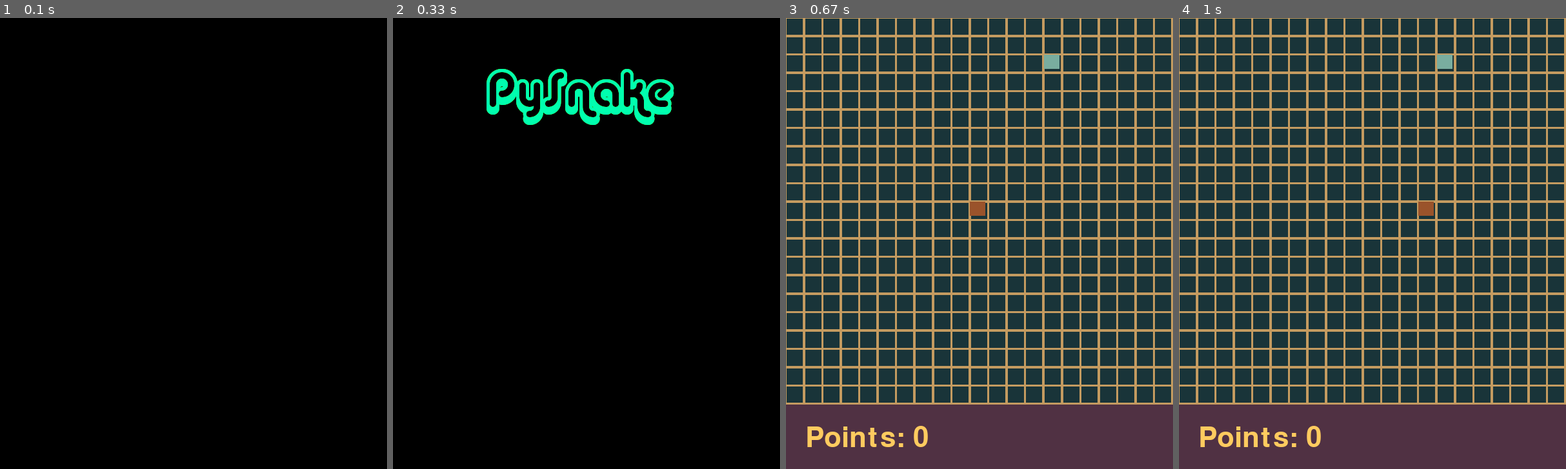
Above: before the commit, frames 1-4 (left to right).
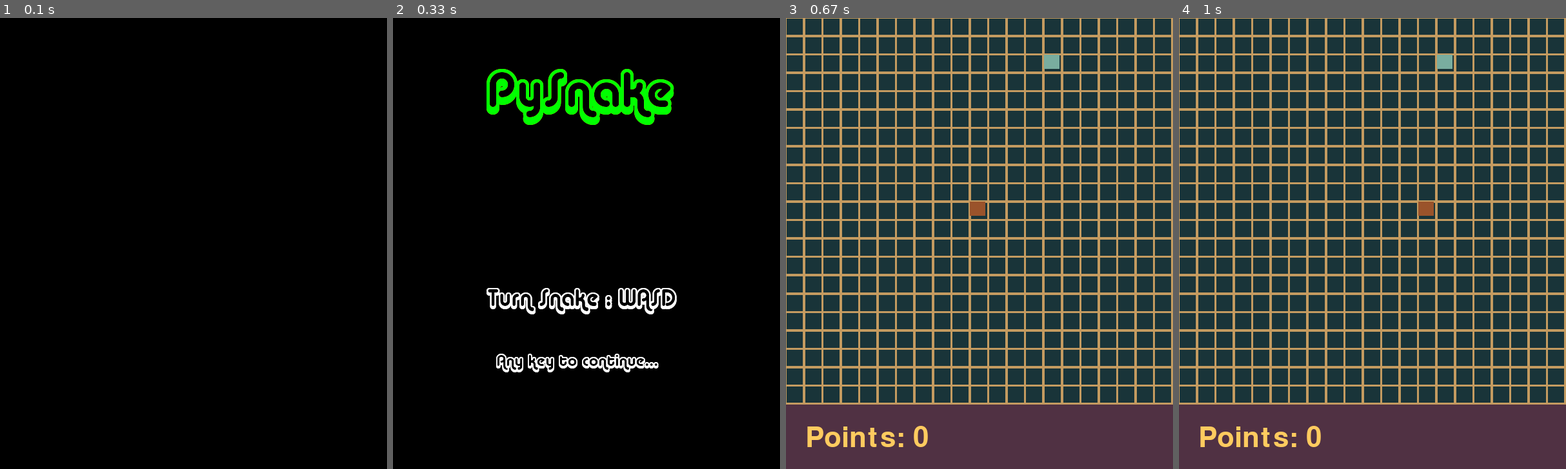
Above: after the commit, the same moments.

Repository: Tello-/Snake-in-Pygame
Game: pygame game, started from Snake_Game.py
Two runs of this game, one before a commit and one after it. Both use one fixed random seed, a clock stepped at 60 frames per second and the inputs below.
Inputs:
- Up to frame 1 (0.1 s): no input
- Up to frame 2 (0.33 s): no input
- Up to frame 3 (0.67 s): tap Enter at 0.33 s
- Up to frame 4 (1 s): hold Right from 0.67 s (still down)

Frame 1 is identical in both runs. In frame 2, 4.3% of the frame differs, in the area x 24-74%, y 11-79%; in frame 3, nothing differs; in frame 4, nothing differs.

Commit message:
Lots of various updates

Diff:
--- a/Engine.py
+++ b/Engine.py
@@ -33,7 +33,7 @@
     def Run(self):
         self._clock.tick()
         while self._isRunning:
-            self._clock.tick(config.GAME_SPEED)
+            self._clock.tick(self._scene_queue[self._currentScene]._desired_frame_speed())
             if not self._isRunning:
                 break
 
--- /dev/null
+++ b/__main__.py
@@ -0,0 +1,4 @@
+import Engine
+
+game = Engine.Snake_Engine()
+game.Run()
--- a/color.py
+++ b/color.py
@@ -1,24 +1,30 @@
 #%%
+from typing import DefaultDict
+
+from pygame import Color
+
+
 class Color_Scheme:
     def __init__(self, color1:list[int,int,int], color2:list[int,int,int], color3:list[int,int,int], color4:list[int,int,int], color5:list[int,int,int]):
-        self.color1 = color1
-        self.color2 = color2
-        self.color3 = color3
-        self.color4 = color4
-        self.color5 = color5
+        self.colors = [color1, color2, color3, color4, color5]
+
+    def __len__(self):
+        return 5
 
     def __getitem__(self, idx:int):
         if idx == 1:
-            return self.color1
+            return self.colors[0]
         elif idx == 2:
-            return self.color2
+            return self.colors[1]
         elif idx == 3:
-            return self.color3
+            return self.colors[2]
         elif idx == 4:
-            return self.color4
+            return self.colors[3]
         elif idx == 5:
-            return self.color5
+            return self.colors[4]
 
+
+# Declare custom schemes below !!
 # Default Color Scheme
 
 DARK_BLUE =  [20, 117, 135]
@@ -26,7 +32,7 @@
 OLD_SNOW = [243, 236, 229]
 FADED_SCHOOLBUS = [254, 203, 95]
 ZORA_SKIN = [99, 204, 200]
-DEFAULT_COLORS = Color_Scheme(DARK_BLUE, ZORA_SKIN, DARK_BLUE, FADED_SCHOOLBUS, SALMON)
+DEFAULT_SCHEME = Color_Scheme(DARK_BLUE, ZORA_SKIN, DARK_BLUE, FADED_SCHOOLBUS, SALMON)
 
 # Theme 2
 NIGHTSHADE = [80, 49, 67]
@@ -41,6 +47,7 @@
 LOGO_COLOR_3 = [0,255,0]
 LOGO_COLOR_4 = [0,255,175]
 LOGO_COLOR_5 = [0,0,255]
+LOGO_SCHEME = Color_Scheme(LOGO_COLOR_1, LOGO_COLOR_2, LOGO_COLOR_3, LOGO_COLOR_4, LOGO_COLOR_5)
 
 # Debug Mode Color Scheme
 DB_GREEN =  [118,166,22]
@@ -48,10 +55,17 @@
 DB_SNOT = [164, 242, 7]
 DB_ORANGE = [242, 65, 31]
 DB_BRICKRED = [166, 37, 13]
+DEBUG_SCHEME = Color_Scheme(DB_GREEN, DB_BLUE, DB_SNOT, DB_ORANGE, DB_BRICKRED)
 
+# End of custom scheme declarations !!
+
+
+# Active Schemes : Edit the following
 ACTIVE_SCHEME = ZEN_COLORS
 SCORE_PANEL_COLOR = ACTIVE_SCHEME[1]
 BG_COLOR = ACTIVE_SCHEME[2]
 FG_COLOR = ACTIVE_SCHEME[3]
 APPLE_COLOR = ACTIVE_SCHEME[4]
 SNAKE_COLOR = ACTIVE_SCHEME[5]
+LOGO_COLORS = LOGO_SCHEME
+# End active schemes
--- a/scene.py
+++ b/scene.py
@@ -13,6 +13,7 @@
 import snake
 from pygame.event import Event
 from color import Color_Scheme
+from typing import Text
 
 
 class Scene:
@@ -31,21 +32,37 @@
         pass
     def _end_scene(self):
         pass
+    def _desired_frame_speed(self) -> int:
+        pass
 
 
 class Splash_Scene(Scene):
     def __init__(self, size:tuple, coord:tuple = (0,0)):
         super().__init__(size, coord)
         self._splash_over = False
-        self.LOGO_CURRENT_COLOR = 0 # COLOR 1
-        self.LOGO_COLORS = [LOGO_COLOR_1, LOGO_COLOR_2, LOGO_COLOR_3, LOGO_COLOR_4, LOGO_COLOR_5]
+        self.LOGO_CURRENT_COLOR = 1 # COLOR 1
         self.LOGO_FONT = pygame.font.Font("alba.super.ttf",75 )
-        self.LOGO_TEXT = self.LOGO_FONT.render("PySnake", True, self.LOGO_CURRENT_COLOR)
+        self.CONTROL_FONT = pygame.font.Font("alba.super.ttf", 35)
+        self.ANYKEY_FONT = pygame.font.Font("alba.super.ttf", 25)
+        self.LOGO_TEXT = self.LOGO_FONT.render("PySnake", True, LOGO_COLORS[self.LOGO_CURRENT_COLOR])
         self.LOGO_RECT = self.LOGO_TEXT.get_rect()
         self.LOGO_RECT.topleft = (coord)
 
-
-
+        self.CONTROL_TEXT = self.CONTROL_FONT.render("Turn Snake : WASD", True, [255,255,255] )
+        self.CONTROL_RECT = self.CONTROL_TEXT.get_rect()
+        self.CONTROL_RECT.topleft = (0, WINDOW_HEIGHT * .50)
+
+        self.ANYKEY_TEXT = self.ANYKEY_FONT.render("Any key to continue...", True, [255,255,255] )
+        self.ANYKEY_RECT = self.ANYKEY_TEXT.get_rect()
+        self.ANYKEY_RECT.topleft = (15, WINDOW_HEIGHT * .65)
+
+
+        self.FRAME_SPEED = 8
+
+
+
+    def _desired_frame_speed(self) -> int:
+        return self.FRAME_SPEED
 
     def _process_input(self):
         for event in pygame.event.get():
@@ -59,18 +76,19 @@
         if self._shouldQuit:
             quit()
 
-        if self.LOGO_CURRENT_COLOR != len(self.LOGO_COLORS):
+        if self.LOGO_CURRENT_COLOR != len(LOGO_COLORS):
             self.LOGO_CURRENT_COLOR += 1
 
-        if self.LOGO_CURRENT_COLOR == len(self.LOGO_COLORS):
-            self.LOGO_CURRENT_COLOR = 0
-            self.LOGO_COLORS.reverse()
+        if self.LOGO_CURRENT_COLOR == len(LOGO_COLORS):
+            self.LOGO_CURRENT_COLOR = 1
         return False
 
     def _render_scene(self, window:Surface):
         #pygame.draw.rect(self._scene_surface, self.LOGO_CURRENT_COLOR, self.LOGO_RECT, True)
-        self.LOGO_TEXT = self.LOGO_FONT.render("PySnake", True, self.LOGO_COLORS[self.LOGO_CURRENT_COLOR])
+        self.LOGO_TEXT = self.LOGO_FONT.render("PySnake", True, LOGO_COLORS[self.LOGO_CURRENT_COLOR])
         self._scene_surface.blit(self.LOGO_TEXT, self.LOGO_RECT)
+        self._scene_surface.blit(self.CONTROL_TEXT, self.CONTROL_RECT)
+        self._scene_surface.blit(self.ANYKEY_TEXT, self.ANYKEY_RECT)
         window.blit(self._scene_surface, (self.LOGO_RECT.center))
         pygame.display.flip()
 
@@ -130,11 +148,14 @@
         self._hasBegun = False
         self._timerBegun = False
 
+        self.FRAME_SPEED = 10
+
         self._initFilledBG(BG_COLOR, self._GRID_LAYER)
         self._initGridOverlay(FG_COLOR, self._GRID_LAYER)
 
 
-
+    def _desired_frame_speed(self) -> int:
+        return self.FRAME_SPEED
     def _process_input(self):
         for event in pygame.event.get():
             if event.type == pygame.QUIT:
Empty file added: __init__.py
Binary file added: fonts/alba.super.ttf
